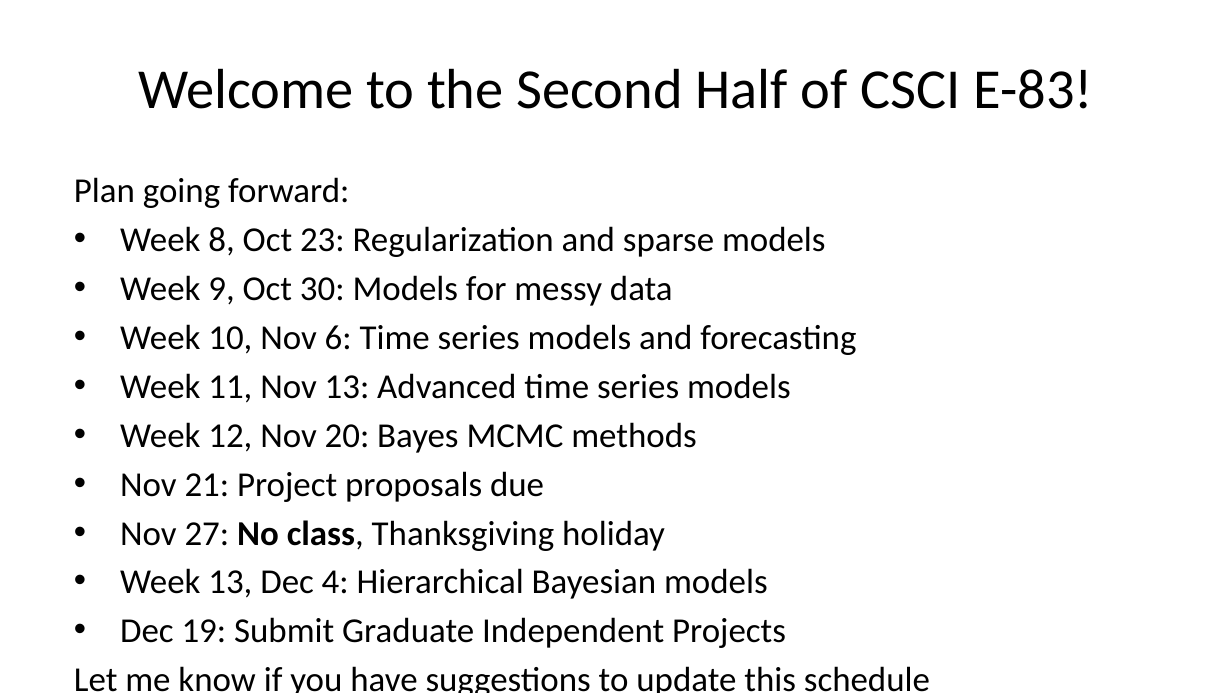
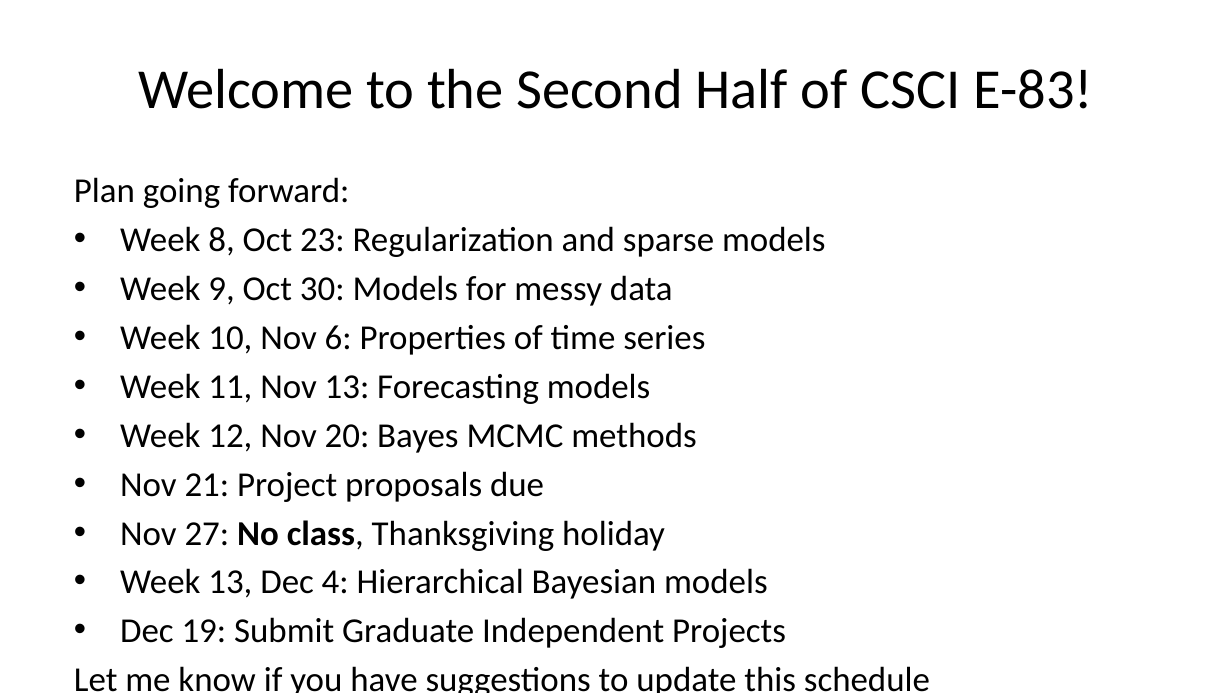
Before and after one commit to StephenElston/CSCI-E-83, a slide deck: slide 2 of LectureSlides/10a_ModelsInHighDimensions.pptx. Drawn at 1232x693 pixels with LibreOffice and Linux fonts; fonts in the diff are those of the drawing. Boxes give left, top, right and bottom in pixels: in the first picture for what was removed or moved away, otherwise in the second. Text is boxed around its words. In the diff, an @@ line names an element or a change of style, - is before the commit and + after.

Commit message:
Small typo correction from lecture

```diff
--- a/LectureSlides/10a_ModelsInHighDimensions.pptx
+++ b/LectureSlides/10a_ModelsInHighDimensions.pptx
@@ text at box(120, 324, 705, 404): text changed @@
-• Week 10, Nov 6: Time series models and forecasting
-• Week 11, Nov 13: Advanced time series models
+• Week 10, Nov 6: Properties of time series
+• Week 11, Nov 13: Forecasting models
```
Also in this commit, not shown: 1 slide removed.
